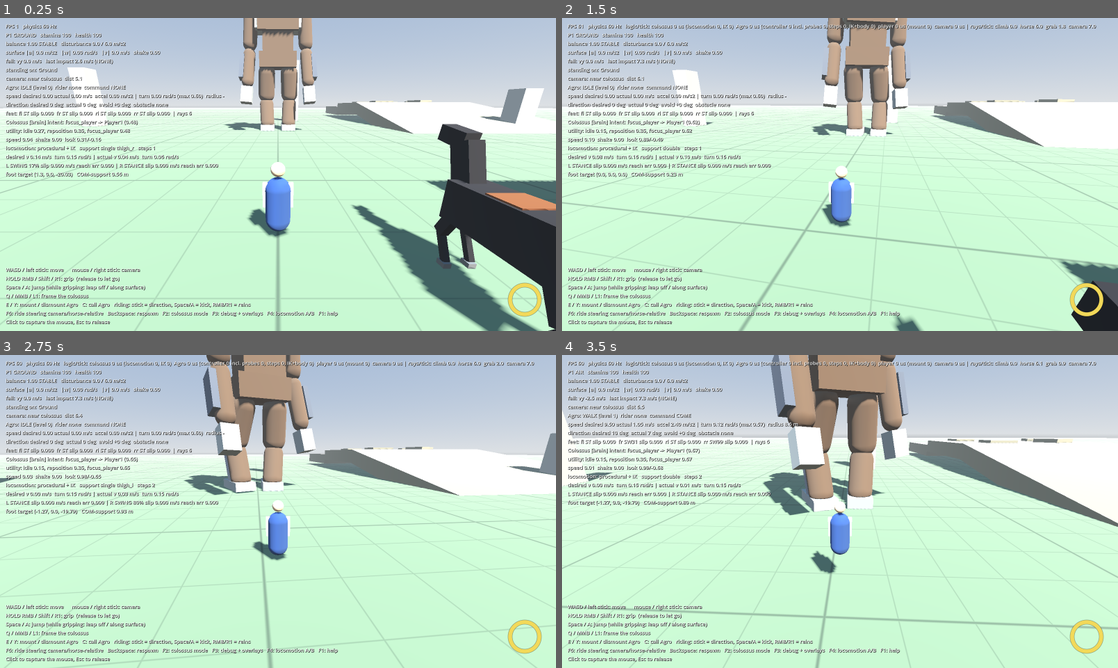
Above: before the commit, frames 1-4 (two rows, left to right).
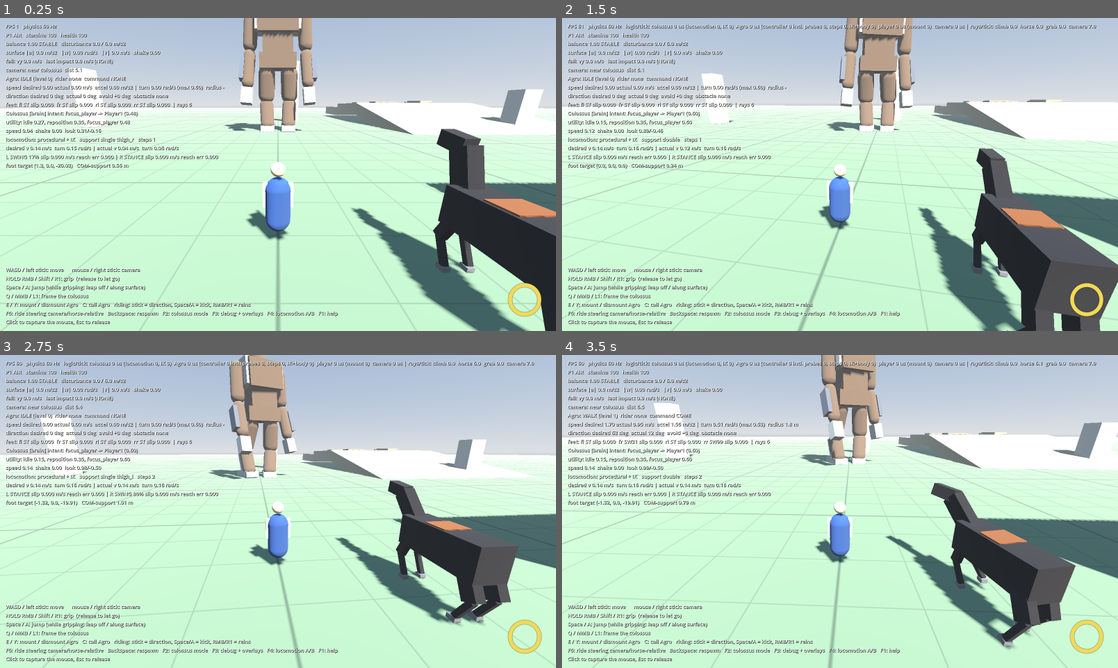
Above: after the commit, the same moments.

Repository: snakex21/gra
Game: Godot game, scene res://scenes/sandbox.tscn
Two runs of this game, one before a commit and one after it. Both use one fixed random seed, a clock stepped at 60 frames per second and the inputs below.
Inputs (mouse positions are in pixels of both pictures, inside the frame that each line leads up to):
- Up to frame 1 (0.25 s): no input
- Up to frame 2 (1.5 s): tap Enter at 0.5 s; move the mouse to (867, 174) at 0.52 s; hold Right mouse button (grab) 0.53-1.28 s; hold W (move_forward) from 0.53 s (still down); tap Space (jump) at 0.77 s; click (867, 174) at 0.8 s; move the mouse to (812, 174) at 1.27 s; click (812, 174) at 1.35 s
- Up to frame 3 (2.75 s): keep holding W (move_forward); tap Space (jump) at 1.52 s; tap F at 1.55, 2.1 s; move the mouse to (289, 505) at 2.02 s; hold Right mouse button (grab) from 2.03 s (still down); click (289, 505) at 2.17 s
- Up to frame 4 (3.5 s): keep holding W (move_forward); move the mouse to (834, 517) at 2.77 s; release Right mouse button (grab) at 2.78 s; tap C (call_horse) at 2.85 s; tap Space (jump) at 3.02 s; click (834, 517) at 3.05 s

The runs differ from the first frame. In frame 1, 9.7% of the frame differs, in the area x 0-100%, y 0-100%; in frame 2, 23%; in frame 3, 22%; in frame 4, 26%.
Error after the commit: Parse Error: Could not find type "WeakPoint" in the current scope. (res://src/combat/player_sword.gd:96)

Commit message:
Etap 5 groundwork: colossus hooks, sword, hits, climbing fixes
- GreyboxHumanoid / LocomotionController: subclass hooks (_parts, _adjust_movement,
  _pose_overrides, extra_pelvis_drop, surface tags on parts) and scripted legs that the
  step planner leaves alone (for attacks such as a stomp). No change for existing colossi.
- Colossus: brain + observation cost measured (Perf "brain").
- Perf: totals with a snapshot per reader, so the HUD no longer steals the numbers a
  test is measuring.
- Player: minimal sword (READY -> CHARGE -> STRIKE -> RECOVERY, hits weak points),
  apply_hit() (damage, push, knock-down, tears off a grip or a horse), auto_respawn flag
  for encounters, grab the fur under the feet, crouch over a grip on a flat top.
- Fix: a stale "standing on segment" carry anchor teleported the player back to where he
  last stood, on the first tick after letting go of a grip.
- Climbing: the body offset from the hands follows smoothly (hands stay anchored), so
  wrapping round an edge no longer pops the body by up to 2 m in one tick.
- Input: attack (LMB / F / pad X), encounter reset (F5).

Co-Authored-By: Claude Opus 5.5 <noreply@anthropic.com>
Claude-Session: https://claude.ai/code/session_01VtHurRbXaeB8po2BuDGF9R

Diff:
--- a/src/colossus/colossus.gd
+++ b/src/colossus/colossus.gd
@@ -70,8 +70,10 @@
 	_think_left -= delta
 	if _think_left <= 0.0:
 		_think_left = think_interval
+		var tb := Perf.begin()
 		_last_observation = observe()
 		_set_intent(_choose_intent(_last_observation))
+		Perf.end(&"brain", tb)
 
 	_execute_intent(intent, delta)
 	_pose_bones(delta)
--- a/src/colossus/greybox/greybox_humanoid.gd
+++ b/src/colossus/greybox/greybox_humanoid.gd
@@ -98,6 +98,8 @@
 var desired_speed := 0.0
 var desired_turn := 0.0
 var debug_draw: LocomotionDebugDraw
+## Extra pelvis drop (m) requested by a subclass (crouch for an attack, kneeling).
+var extra_pelvis_drop := 0.0
 
 # Upper body / shake state.
 var _shake := 0.0
@@ -248,6 +250,7 @@
 	if debug_override == &"manual":
 		desired_speed = debug_desired_speed
 		desired_turn = debug_desired_turn
+	_adjust_movement(it, delta)
 
 	_shake = move_toward(_shake, _target_shake, delta / shake_ramp)
 	# Shake style depends on HOW the target is attached: a climber gripping fur gets
@@ -285,7 +288,7 @@
 	_update_pose_drivers(delta)
 	match locomotion_mode:
 		LocomotionMode.PROCEDURAL:
-			loco.pelvis_drop = 0.55 * sh
+			loco.pelvis_drop = 0.55 * sh + extra_pelvis_drop
 			loco.bracing = _target_shake > 0.0
 			loco.update_steps(delta, space)
 			_pose_hips_procedural()
@@ -297,6 +300,7 @@
 		LocomotionMode.LEGACY_FK:
 			_pose_legacy_hips_and_legs(delta, sh)
 	_pose_upper_body(delta, sh)
+	_pose_overrides(delta)
 	Perf.end(&"locomotion", t0 + _ik_usec)
 	Perf.end(&"ik", Time.get_ticks_usec() - _ik_usec)
 
@@ -619,22 +623,43 @@
 			add_child(seg)
 			segments.append(seg)
 			seg_by_bone[bone] = seg
-		_add_part(seg, part[1], part[2], part[3], materials[part[1]])
+		var col := _add_part(seg, part[1], part[2], part[3], materials[part[1]])
+		# Optional 5th column: a surface tag for gameplay / debug (e.g. &"rest").
+		if part.size() > 4:
+			col.set_meta(&"surface", part[4])
 	_setup_locomotion()
+
+
+## Hook for subclasses: change desired_speed / desired_turn / _target_shake after the
+## intent was mapped to movement (e.g. stand still while an attack winds up).
+func _adjust_movement(_it: ColossusIntent, _delta: float) -> void:
+	pass
+
+
+## Hook for subclasses: extra bone poses after the upper body (attacks, gestures).
+func _pose_overrides(_delta: float) -> void:
+	pass
+
+
+## Body parts table (see PARTS); subclasses can return their own.
+func _parts() -> Array:
+	return PARTS
 
 
 func _all_parts() -> Array:
 	var out := []
-	for p in PARTS:
+	for p in _parts():
 		out.append(p)
 		var bone := String(p[0])
 		if bone.ends_with("_l"):
 			var center: Vector3 = p[3]
-			out.append([StringName(bone.trim_suffix("_l") + "_r"), p[1], p[2], Vector3(-center.x, center.y, center.z)])
+			var mirrored := [StringName(bone.trim_suffix("_l") + "_r"), p[1], p[2], Vector3(-center.x, center.y, center.z)]
+			mirrored.append_array(p.slice(4))
+			out.append(mirrored)
 	return out
 
 
-func _add_part(seg: BodySegment, kind: Kind, size: Variant, center: Vector3, material: Material) -> void:
+func _add_part(seg: BodySegment, kind: Kind, size: Variant, center: Vector3, material: Material) -> CollisionShape3D:
 	var col: CollisionShape3D = ClimbPatch.new() if kind == Kind.FUR else CollisionShape3D.new()
 	var mesh := MeshInstance3D.new()
 	if size is Vector3:
@@ -660,3 +685,4 @@
 	mesh.material_override = material
 	seg.add_child(col)
 	seg.add_child(mesh)
+	return col
--- /dev/null
+++ b/src/combat/player_sword.gd
@@ -0,0 +1,124 @@
+class_name PlayerSword
+extends RefCounted
+## Minimal sword for colossus fights: READY -> CHARGE -> STRIKE -> RECOVERY.
+##
+## Hold the attack action to charge (the longer, the stronger, up to ``charge_time``),
+## release to strike. The strike tests once, on its first tick, against every weak point
+## in range; there is no generic melee against other enemies yet.
+## Usable standing or while gripping (the classic stab while holding on). Driven only by
+## PlayerActions, so a human, an AI companion or a test bot use it the same way.
+
+signal struck(result: Dictionary)
+
+enum State { READY, CHARGE, STRIKE, RECOVERY }
+
+var charge_time := 1.2
+var strike_time := 0.2
+var recovery_time := 0.45
+## Strikes released before this much charge are quick jabs (charge counted as 0).
+var min_charge := 0.12
+
+var state := State.READY
+var charge := 0.0
+var state_time := 0.0
+## Result of the last strike ({} until the first one).
+var last_result := {}
+var strikes := 0
+
+var _struck_this_strike := false
+var _power := 0.0
+
+
+func reset() -> void:
+	state = State.READY
+	charge = 0.0
+	state_time = 0.0
+	_struck_this_strike = false
+
+
+## True while the player should not crawl / should move slowly.
+func is_busy() -> bool:
+	return state == State.CHARGE or state == State.STRIKE
+
+
+func update(p: PlayerCharacter, delta: float) -> void:
+	state_time += delta
+	var can_use := not p.dead and (p.state == PlayerCharacter.State.GROUND or p.state == PlayerCharacter.State.CLIMB) and p.balance.state != Balance.State.FALLEN
+	match state:
+		State.READY:
+			if can_use and p.actions.attack_held:
+				_enter(State.CHARGE)
+				charge = 0.0
+		State.CHARGE:
+			if not can_use:
+				_enter(State.READY)
+				charge = 0.0
+			elif p.actions.attack_held:
+				charge = minf(1.0, charge + delta / charge_time)
+			else:
+				_power = 0.0 if charge < min_charge else charge
+				_enter(State.STRIKE)
+				_struck_this_strike = false
+		State.STRIKE:
+			if not _struck_this_strike:
+				_struck_this_strike = true
+				_strike(p)
+			if state_time >= strike_time:
+				_enter(State.RECOVERY)
+		State.RECOVERY:
+			if state_time >= recovery_time:
+				_enter(State.READY)
+				charge = 0.0
+
+
+## Where the blade can land this tick: at the hands while gripping, in front of / below
+## the feet while standing.
+func strike_points(p: PlayerCharacter) -> Array[Vector3]:
+	var pts: Array[Vector3] = []
+	if p.is_climbing() and p.grip:
+		var hand := p.grip.world_point()
+		var n := p.grip.world_normal()
+		pts.append(hand - n * 0.1)
+		pts.append(hand + p.climb_up * 0.4 - n * 0.1)
+	else:
+		var f := p.facing
+		pts.append(p.global_position + f * 0.7 + Vector3.DOWN * 0.85)
+		pts.append(p.global_position + f * 1.1 + Vector3.DOWN * 0.3)
+	return pts
+
+
+func _strike(p: PlayerCharacter) -> void:
+	strikes += 1
+	var best := {"accepted": false, "reason": &"nothing_in_reach", "damage": 0.0, "power": _power}
+	var best_d := INF
+	var pts := strike_points(p)
+	for node in p.get_tree().get_nodes_in_group(&"weak_points"):
+		var wp := node as WeakPoint
+		var d := INF
+		var at := pts[0]
+		for q in pts:
+			var dq := q.distance_to(wp.world_point())
+			if dq < d:
+				d = dq
+				at = q
+		if d > wp.radius * 2.5 or d >= best_d:
+			continue
+		best_d = d
+		var r := wp.try_hit(at, _power, &"sword")
+		r.power = _power
+		r.weak_point = wp
+		best = r
+		if r.accepted:
+			break
+	last_result = best
+	Perf.count(&"sword_checks")
+	struck.emit(best)
+
+
+func _enter(s: State) -> void:
+	state = s
+	state_time = 0.0
+
+
+func state_name() -> String:
+	return State.keys()[state]
--- a/src/core/perf.gd
+++ b/src/core/perf.gd
@@ -1,11 +1,15 @@
 class_name Perf
 ## Tiny always-on counters for logic cost and physics query counts, by category.
-## Cheap enough to leave enabled; read by the debug HUD and the performance test.
+## Cheap enough to leave enabled; read by the debug HUD and the performance tests.
+##
+## Totals only grow. Each reader takes the difference since its own last take(), so the
+## HUD sampling twice a second does not steal the numbers a test is measuring.
 
 ## Physics queries this sampling window: label -> count
-## (&"climb_rays", &"grab_queries", &"camera_queries").
+## (&"climb_rays", &"grab_queries", &"camera_queries", ...).
 static var queries := {}
 static var _usec := {}
+static var _snapshots := {}  # reader -> [usec totals, query totals]
 
 
 static func count(label: StringName) -> void:
@@ -20,9 +24,19 @@
 	_usec[label] = _usec.get(label, 0) + Time.get_ticks_usec() - t0
 
 
-## Returns accumulated counters ({"usec": {...}, "queries": {...}}) and resets them.
-static func take() -> Dictionary:
-	var out := {"usec": _usec.duplicate(), "queries": queries.duplicate()}
-	_usec.clear()
-	queries.clear()
+## Returns the counters accumulated since ``reader``'s previous take():
+## {"usec": {...}, "queries": {...}}.
+static func take(reader: StringName = &"default") -> Dictionary:
+	var snap: Array = _snapshots.get(reader, [{}, {}])
+	var out := {"usec": _diff(_usec, snap[0]), "queries": _diff(queries, snap[1])}
+	_snapshots[reader] = [_usec.duplicate(), queries.duplicate()]
 	return out
+
+
+static func _diff(now: Dictionary, before: Dictionary) -> Dictionary:
+	var d := {}
+	for k in now:
+		var v: int = now[k] - int(before.get(k, 0))
+		if v != 0:
+			d[k] = v
+	return d
--- a/src/input/flat_input_source.gd
+++ b/src/input/flat_input_source.gd
@@ -27,6 +27,7 @@
 	actions.look_delta += Vector2(stick.x, stick.y * (-1.0 if invert_y else 1.0)) * stick_look_speed * delta
 	actions.grab_held = Input.is_action_pressed(&"grab")
 	actions.focus_held = Input.is_action_pressed(&"focus")
+	actions.attack_held = Input.is_action_pressed(&"attack")
 	if Input.is_action_just_pressed(&"jump"):
 		actions.press_jump()
 	if Input.is_action_just_pressed(&"interact"):
--- a/src/input/input_setup.gd
+++ b/src/input/input_setup.gd
@@ -17,6 +17,8 @@
 	_action(&"grab", [_mouse(MOUSE_BUTTON_RIGHT), _key(KEY_SHIFT), _button(JOY_BUTTON_RIGHT_SHOULDER), _axis(JOY_AXIS_TRIGGER_RIGHT, 1.0)])
 	_action(&"focus", [_key(KEY_Q), _mouse(MOUSE_BUTTON_MIDDLE), _button(JOY_BUTTON_LEFT_SHOULDER)])
 	_action(&"interact", [_key(KEY_E), _button(JOY_BUTTON_Y)])
+	_action(&"attack", [_mouse(MOUSE_BUTTON_LEFT), _key(KEY_F), _button(JOY_BUTTON_X)])
+	_action(&"encounter_reset", [_key(KEY_F5)])
 	_action(&"call_horse", [_key(KEY_C), _button(JOY_BUTTON_DPAD_DOWN)])
 	_action(&"ride_steer_mode", [_key(KEY_F6), _button(JOY_BUTTON_DPAD_UP)])
 	_action(&"respawn", [_key(KEY_BACKSPACE), _button(JOY_BUTTON_BACK)])
--- a/src/input/player_actions.gd
+++ b/src/input/player_actions.gd
@@ -19,6 +19,8 @@
 var grab_held := false
 ## Hold to frame the current target (colossus) with the camera.
 var focus_held := false
+## Sword: hold to charge, release to strike.
+var attack_held := false
 
 var _jump_pressed := false
 var _interact_pressed := false
@@ -63,6 +65,7 @@
 	look_delta = Vector2.ZERO
 	grab_held = false
 	focus_held = false
+	attack_held = false
 	_jump_pressed = false
 	_interact_pressed = false
 	_call_pressed = false
--- a/src/locomotion/leg_state.gd
+++ b/src/locomotion/leg_state.gd
@@ -11,6 +11,9 @@
 var hip_local := Vector3.ZERO
 
 var phase := Phase.STANCE
+## Driven by someone else (an attack such as a stomp): the step planner neither advances nor
+## re-plans it, but counts it as swinging (the other legs keep supporting the body).
+var scripted := false
 ## Planted sole point / normal / yaw (valid in STANCE; start point of the next swing).
 var plant_pos := Vector3.ZERO
 var plant_normal := Vector3.UP
--- a/src/locomotion/locomotion_controller.gd
+++ b/src/locomotion/locomotion_controller.gd
@@ -150,6 +150,9 @@
 	for i in legs.size():
 		var leg := legs[i]
 		if leg.phase != LegState.Phase.SWING:
+			continue
+		if leg.scripted:
+			swinging += 1
 			continue
 		leg.swing_t = minf(1.0, leg.swing_t + delta / leg.swing_duration)
 		if not leg.replanned and leg.swing_t >= 0.5:
--- a/src/player/player_character.gd
+++ b/src/player/player_character.gd
@@ -16,6 +16,8 @@
 ## Emitted on every landing; ``tier`` is FallImpact.Tier.
 signal landed(impact_speed: float, tier: int, damage: float)
 signal died
+## A colossus attack (or anything else) hit the player.
+signal hit_taken(damage: float, source: StringName)
 
 enum State { GROUND, AIR, CLIMB, RIDE }
 
@@ -37,6 +39,8 @@
 @export var climb_jump_speed := 6.5
 ## In the air, the wider "rescue" grab search only runs while falling faster than this.
 @export var rescue_fall_speed := 3.0
+## How fast the body settles into a new hanging posture (1/s), e.g. round an edge.
+@export var hang_follow_rate := 10.0
 
 @export_group("Stamina")
 @export var drain_hang := 3.0       ## per second, just holding on
@@ -54,6 +58,9 @@
 @export var health_regen := 4.0          ## per second
 @export var health_regen_delay := 4.0    ## seconds after damage
 @export var respawn_delay := 3.0
+## Respawn by itself after dying. An encounter that resets the whole fight turns this off
+## and calls respawn() when it is done.
+@export var auto_respawn := true
 
 @export_group("Shake response")
 ## Surface acceleration (m/s^2) where the climber starts to feel the shake...
@@ -89,6 +96,7 @@
 var dead := false
 var visual: PlayerVisual
 var riding: PlayerRiding
+var sword := PlayerSword.new()
 ## Stats for debugging / tests.
 var last_release_reason: StringName = &""
 
@@ -111,6 +119,9 @@
 var _climb_slipping := false
 var _since_damage := 999.0
 var _dead_time := 0.0
+var _invulnerable := 0.0
+var _hang_body: Node3D
+var _hang_local := Vector3.ZERO
 
 
 func _ready() -> void:
@@ -154,6 +165,7 @@
 			state = State.RIDE
 	if actions.consume_call():
 		_call_horse()
+	sword.update(self, delta)
 	visual.update_visual(self, delta)
 	if global_position.y < -60.0:
 		respawn()
@@ -243,7 +255,10 @@
 	global_transform = spawn_transform
 	stamina.refill()
 	balance.reset()
+	sword.reset()
 	health = fall.max_health
+	_since_damage = 999.0
+	_invulnerable = 0.0
 	reset_physics_interpolation()
 
 
@@ -258,6 +273,8 @@
 		wish = wish.normalized()
 	if dead:
 		wish = Vector3.ZERO
+	if sword.is_busy():
+		wish *= 0.35
 	var on_floor := is_on_floor()
 	# Ride the body exactly (same idea as the grip anchor), before anything else moves us.
 	_apply_carry(on_floor)
@@ -418,11 +435,37 @@
 		died.emit()
 
 
+## A hit from an attack: damage, a push (world velocity change) and optionally being
+## knocked down for ``knockdown`` seconds. Being hit tears the player off a grip or a horse.
+## A short invulnerability after a hit avoids one blow counting twice.
+func apply_hit(damage: float, impulse: Vector3, knockdown := 0.0, source: StringName = &"attack") -> bool:
+	if dead or _invulnerable > 0.0:
+		return false
+	_invulnerable = 0.5
+	if state == State.RIDE:
+		riding.phase = PlayerRiding.Phase.RIDING
+		riding._finish(Vector3.ZERO)
+	if state == State.CLIMB:
+		_release(&"hit", impulse)
+	else:
+		velocity += impulse
+		if impulse.y > 0.0:
+			state = State.AIR
+	if knockdown > 0.0:
+		balance.knock_down(knockdown)
+	elif damage > 0.0:
+		balance.hit(0.5)
+	_take_damage(damage)
+	hit_taken.emit(damage, source)
+	return true
+
+
 func _update_health(delta: float) -> void:
 	_since_damage += delta
+	_invulnerable = maxf(0.0, _invulnerable - delta)
 	if dead:
 		_dead_time += delta
-		if _dead_time >= respawn_delay:
+		if auto_respawn and _dead_time >= respawn_delay:
 			respawn()
 		return
 	if _since_damage > health_regen_delay:
@@ -465,6 +508,9 @@
 	# rescuing, the wider body search below already covers this region.
 	if anchor == null and not rescue:
 		anchor = ClimbQuery.find_grip(space, global_position + Vector3.UP * 0.3, grab_radius, facing, _exclude)
+	# Fur under the feet (standing on a furry back or head): crouch and hold on to it.
+	if anchor == null and not rescue and is_on_floor() and _support is BodySegment:
+		anchor = ClimbQuery.find_grip(space, global_position + Vector3.DOWN * (_shape.height * 0.5), 0.45, facing, _exclude)
 	# Rescue: anything within reach of the whole body (edge under the feet, limb passing by).
 	if anchor == null and rescue:
 		anchor = ClimbQuery.find_grip(space, global_position + Vector3.DOWN * 0.3, grab_radius + 0.35, facing, _exclude)
@@ -475,6 +521,10 @@
 func _attach(anchor: SurfaceAnchor) -> void:
 	grip = anchor
 	state = State.CLIMB
+	# Forget where we last stood: is_on_floor() keeps its old value while climbing, and a
+	# stale carry anchor would pull the body back there on the first tick after letting go.
+	_carry_body = null
+	_support = null
 	_grip_ticks = 0
 	var n := anchor.world_normal()
 	_last_normal = n
@@ -490,7 +540,7 @@
 	_slide_velocity = Vector3.ZERO
 	# Holding on steadies you: balance is restored while gripping.
 	balance.reset()
-	_place_on_grip()
+	_place_on_grip(true)
 	reset_physics_interpolation()
 	grabbed.emit(anchor)
 
@@ -532,7 +582,8 @@
 		return
 
 	# 3) Crawl.
-	_moving = actions.move.length() > 0.1
+	# No crawling while the sword is charging / striking (both hands are busy).
+	_moving = actions.move.length() > 0.1 and not sword.is_busy()
 	if _moving:
 		var dir := _climb_direction(actions.move, n)
 		var speed := climb_speed * (1.0 - 0.75 * shake_level)
@@ -647,9 +698,30 @@
 	return true
 
 
-func _place_on_grip() -> void:
+func _place_on_grip(snap := false) -> void:
 	var n := grip.world_normal()
-	global_position = grip.world_point() + n * hang_distance - climb_up * hand_reach
+	var hang := n * hang_distance - climb_up * hand_reach
+	# On a top surface (fur on a back or a head) the climber crouches over his hands instead
+	# of hanging beside them: letting go leaves him standing right there.
+	var w := smoothstep(0.82, 0.95, n.y)
+	if w > 0.0:
+		hang = hang.lerp(n * (_shape.height * 0.5 + 0.05), w)
+	# The hands stay exactly on the anchor; the body follows its offset from the hands
+	# smoothly (in the gripped segment's frame), so wrapping round an edge or onto a top
+	# does not pop the body by a metre in one tick.
+	var body := grip.body as Node3D
+	var basis := body.global_basis.orthonormalized()
+	if snap or _hang_body != body:
+		if not snap and is_instance_valid(_hang_body):
+			# Moving onto another segment: keep the current world offset, re-expressed.
+			var world_offset := _hang_body.global_basis.orthonormalized() * _hang_local
+			_hang_local = basis.inverse() * world_offset
+		else:
+			_hang_local = basis.inverse() * hang
+		_hang_body = body
+	var target_local := basis.inverse() * hang
+	_hang_local = _hang_local.lerp(target_local, 1.0 - exp(-hang_follow_rate * get_physics_process_delta_time()))
+	global_position = grip.world_point() + basis * _hang_local
 	velocity = surface_velocity
 
 
Not shown, added: src/combat/player_sword.gd.uid
